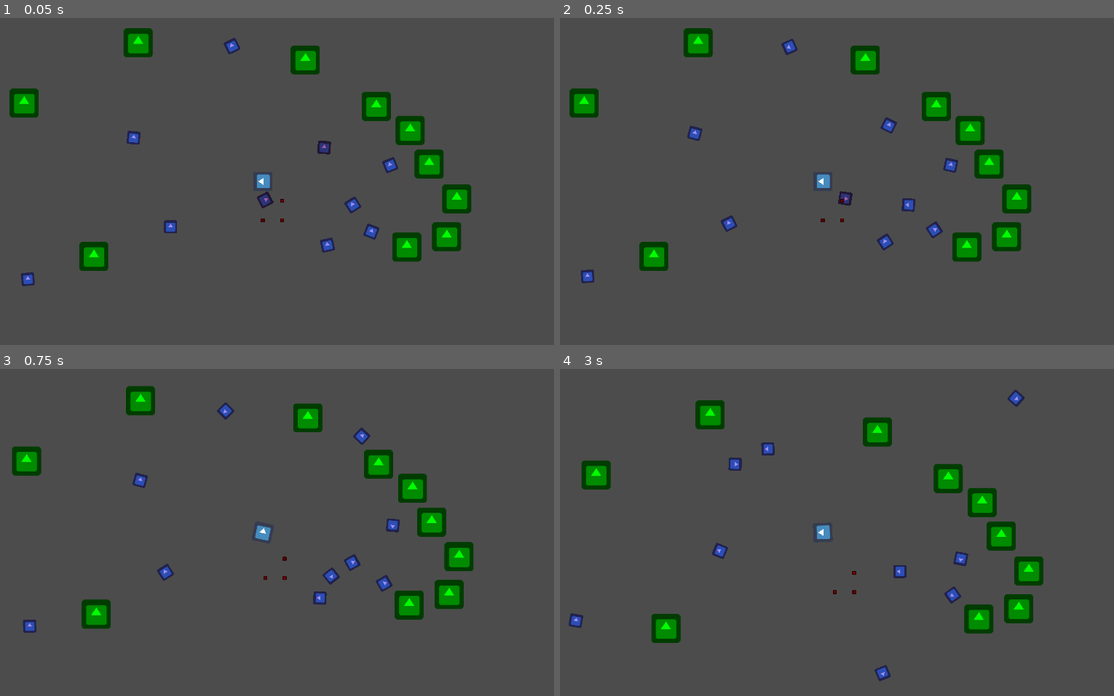
Above: before the commit, frames 1-4 (two rows, left to right).
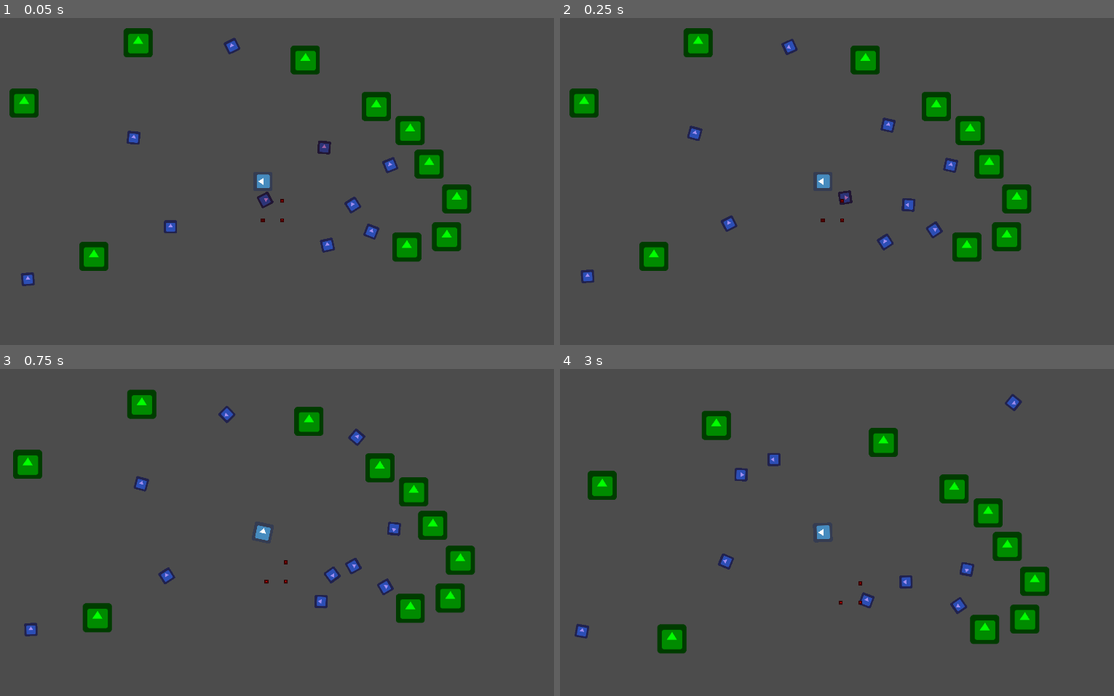
Above: after the commit, the same moments.

Repository: ebrahimebrahim/hungry_and_slow
Game: Godot game, scene res://Main.tscn
Two runs of this game, one before a commit and one after it. Both use one fixed random seed, a clock stepped at 60 frames per second and the inputs below. The engine's default icon, where the game draws it, is replaced by a stand-in: a white triangle on a blue panel in a dark square.
Inputs (mouse positions are in pixels of both pictures, inside the frame that each line leads up to):
- Up to frame 1 (0.05 s): no input
- Up to frame 2 (0.25 s): no input
- Up to frame 3 (0.75 s): move the mouse to (393, 516) at 0.52 s; click (393, 516) at 0.67 s
- Up to frame 4 (3 s): move the mouse to (704, 548) at 1.27 s; click (704, 548) at 1.42 s; move the mouse to (881, 460) at 2.02 s; click (881, 460) at 2.17 s; move the mouse to (792, 597) at 2.77 s; click (792, 597) at 2.92 s

Frame 1 is identical in both runs. In frame 2, less than 0.1% of the frame differs, in the area x 50-61%, y 30-58%; in frame 3, 3.9%; in frame 4, 7.6%, in the area x 1-89%, y 6-96%.

Commit message:
set steering cooldown to prevent jittery navigation around obstacles

Diff:
--- a/hungry_and_slow/Player.gd
+++ b/hungry_and_slow/Player.gd
@@ -6,7 +6,7 @@
 var B   = 50
 var DB  = 50
 
-var max_speed = 400
+var max_speed = 600
 export var speed_control_radius = 400
 
 
--- a/hungry_and_slow/Prey.gd
+++ b/hungry_and_slow/Prey.gd
@@ -14,7 +14,7 @@
 var last_known_danger_pos = null # will be a Vector2
 
 # Used for multiple behavioral states
-var steer : bool = false # means we are in process of changing rotation to target dir
+var steer : bool = false setget set_steer# means we are in process of changing rotation to target dir
 var target_direction : Vector2 # not assumed to be normalized
 var raycast_distance : float
 
@@ -32,7 +32,7 @@
 
 func set_state_idle_stopped():
 	state = PreyStates.idle_stopped
-	steer = false
+	set_steer(false)
 	raycast_distance = 100
 	current_speed = 0
 
@@ -47,6 +47,12 @@
 	panic_cooldown.start(panic_time)
 	raycast_distance = 200
 	current_speed = max_speed
+
+func set_steer(desired_steer : bool):
+	if not steer and desired_steer :
+		steering_cooldown.start( min(0.4 , raycast_distance / current_speed) )
+	steer = desired_steer
+
 
 
 func _physics_process(delta):
@@ -81,13 +87,7 @@
 	if not result: return
 	if not result.collider: return
 
-#	$txt.text = str(int(rad2deg(result.normal.angle_to(-direction_vec)))) # for TESTing
-
-#	var collision_angle = result.normal.angle_to(-direction_vec) # 0 means head-on
-#	if abs(collision_angle) > PI/4 :
-#		steer = true
-#		target_direction = direction_vec.slide(result.normal)
-#		return
+	set_steer(true)
 
 	# cast more rays, looking for a place to squeeze by
 	var d_theta : float = $CollisionShape2D.shape.extents.x*2 / r
@@ -99,17 +99,14 @@
 			theta += d_theta
 			continue
 		if not result_right:
-			steer = true
 			target_direction = direction_vec.rotated(-theta)
 			if not result_left and randi()%2 :
 				target_direction = direction_vec.rotated(theta)
 			return
 		if not result_left:
-			steer = true
 			target_direction = direction_vec.rotated(theta)
 			return
 
-	steer=true
 	theta = (2*(randi()%2)-1) * (PI/2 + randf()*PI/2)
 	target_direction = direction_vec.rotated(theta)
 
@@ -132,7 +129,8 @@
 
 func steer_or_rotate_towards(target_dir : Vector2, delta : float) -> void:
 	if steer :
-		if step_rotate(target_direction,delta): steer = false
+		if step_rotate(target_direction,delta) and steering_cooldown.is_stopped():
+			set_steer(false)
 	else:
 		step_rotate(target_dir,delta)
 
--- a/hungry_and_slow/Prey.tscn
+++ b/hungry_and_slow/Prey.tscn
@@ -23,8 +23,10 @@
 
 [node name="PanicCooldown" type="Timer" parent="."]
 wait_time = 0.001
+one_shot = true
 
 [node name="SteeringCooldown" type="Timer" parent="."]
+one_shot = true
 
 [node name="CollisionShape2D" type="CollisionShape2D" parent="."]
 shape = SubResource( 1 )
Not shown, changed: TODO.txt
